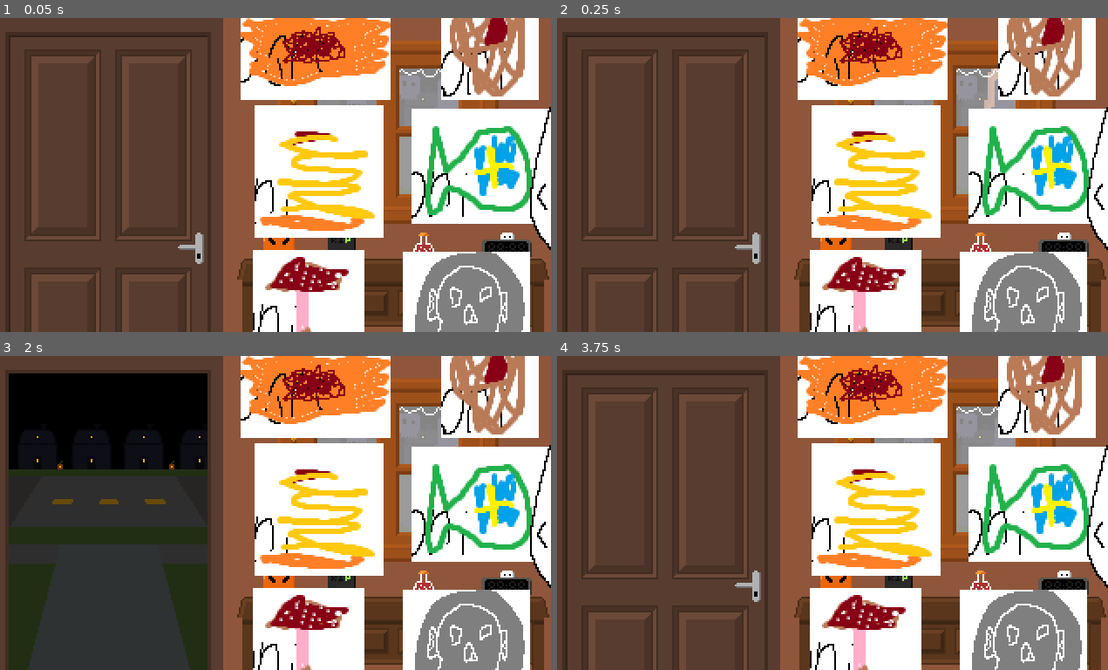
Above: before the commit, frames 1-4 (two rows, left to right).
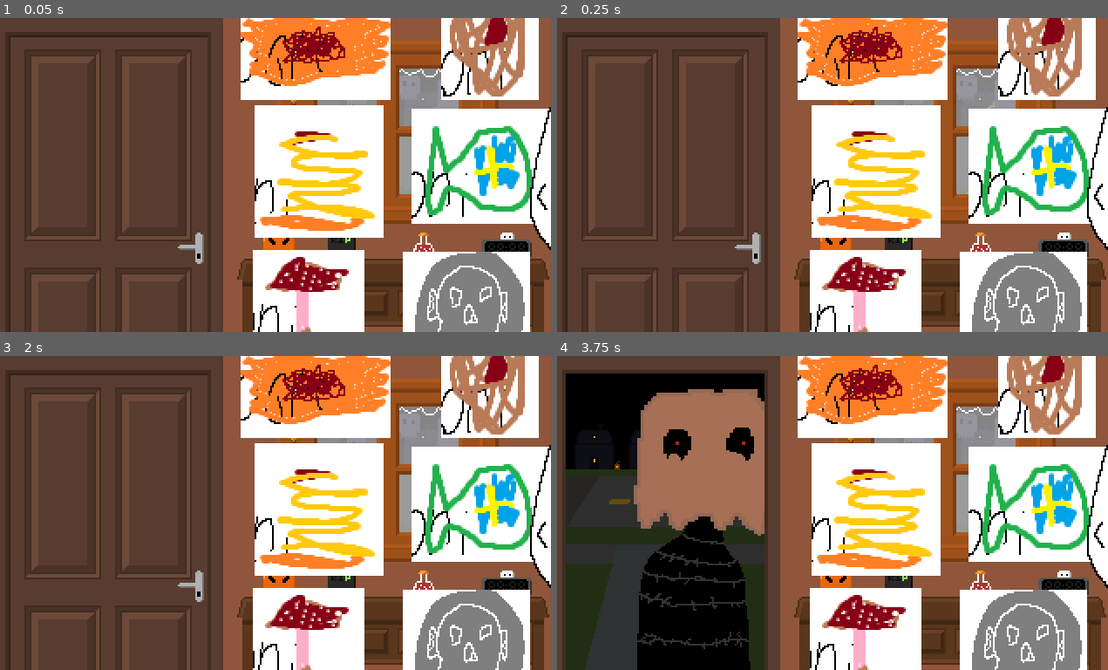
Above: after the commit, the same moments.

Repository: Ect0plasm/halloweenJam
Game: Godot game, scene res://Scenes/node_2d.tscn
Two runs of this game, one before a commit and one after it. Both use one fixed random seed, a clock stepped at 60 frames per second and the inputs below.
Inputs (mouse positions are in pixels of both pictures, inside the frame that each line leads up to):
- Up to frame 1 (0.05 s): no input
- Up to frame 2 (0.25 s): no input
- Up to frame 3 (2 s): click (314, 384) at 0.5 s; click (495, 374) at 1.25 s
- Up to frame 4 (3.75 s): click (876, 509) at 2 s; click (1041, 503) at 2.75 s; click (865, 638) at 3.5 s

Frame 1 is identical in both runs. In frame 2, 0.2% of the frame differs, in the area x 74-81%, y 16-57%; in frame 3, 33%; in frame 4, 33%, in the area x 1-38%, y 5-100%.

Commit message:
feat: difficulty scaling

Diff:
--- a/Scenes/node_2d.tscn
+++ b/Scenes/node_2d.tscn
@@ -1,9 +1,12 @@
-[gd_scene load_steps=13 format=3 uid="uid://cxm1y0g8khuxs"]
+[gd_scene load_steps=16 format=3 uid="uid://cxm1y0g8khuxs"]
 
 [ext_resource type="Texture2D" uid="uid://df7rpf2igpur1" path="res://Assets/Sprites/Bg/DoorClosed.png" id="1_p20hg"]
 [ext_resource type="Script" uid="uid://ctt35qcba1w8y" path="res://Scripts/visitors.gd" id="2_wjtap"]
+[ext_resource type="PackedScene" uid="uid://cruboyatfxt3p" path="res://Scenes/Presets/deep.tscn" id="3_c32x4"]
 [ext_resource type="Texture2D" uid="uid://d2xhvdsq4bclk" path="res://Assets/Sprites/candy/corn.png" id="3_v7gqg"]
 [ext_resource type="Texture2D" uid="uid://cjakgfkbnmqqa" path="res://Assets/Sprites/candy/fungus.png" id="4_chwn1"]
+[ext_resource type="PackedScene" uid="uid://dnsa577lq8pkm" path="res://Scenes/Presets/ogre.tscn" id="4_fg7i4"]
+[ext_resource type="PackedScene" uid="uid://knmhmr1y4dfl" path="res://Scenes/Presets/basajaun.tscn" id="5_gwne5"]
 [ext_resource type="Texture2D" uid="uid://y58rtd0uku02" path="res://Assets/Sprites/guide.png" id="6_tx0tn"]
 [ext_resource type="Texture2D" uid="uid://djt33rvsfhamr" path="res://Assets/Sprites/candy/bar.png" id="7_p20hg"]
 [ext_resource type="Script" uid="uid://b7jr2dbtnsa8d" path="res://Scripts/guide.gd" id="7_wjtap"]
@@ -21,11 +24,9 @@
 
 [node name="GameController" type="Node" parent="." node_paths=PackedStringArray("door")]
 script = ExtResource("2_wjtap")
+initial_position = Vector2(320, 95)
 door = NodePath("../CloseDoor")
-mean = 2.0
-deviation = 0.25
-move_speed = 2.0
-initial_position = Vector2(320, 95)
+visitors = Array[PackedScene]([ExtResource("3_c32x4"), ExtResource("4_fg7i4"), ExtResource("5_gwne5")])
 
 [node name="Candy" type="Node" parent="."]
 
--- a/Scripts/visitors.gd
+++ b/Scripts/visitors.gd
@@ -1,24 +1,23 @@
 extends Node
 
+@export var initial_position: Vector2
+
+@export_category("Nodes")
 @export var door: Sprite2D
-@export var mean: float
-@export var deviation: float
-@onready var visitors = [
-	preload("res://Scenes/Presets/basajaun.tscn"),
-	#preload("res://Scenes/Presets/blemmyes.tscn"),
-	#preload("res://Scenes/Presets/cyclops.tscn"),
-	preload("res://Scenes/Presets/deep.tscn"),
-	preload("res://Scenes/Presets/ogre.tscn"),
-	#preload("res://Scenes/Presets/satyr.tscn")
-]
-@export var move_speed: float
-@export var initial_position: Vector2
+@export var visitors: Array[PackedScene]
 
 var timeout
 var current_visitor
 var tween: Tween
 var count = 2
 var last = count
+var visitor_count = 0
+var mean: float
+var length: int
+const deviation = 0.25
+
+func scale() -> float:
+	return max(3-(0.2*visitor_count), 1.5)
 
 func get_random() -> int:
 	var rand = randi_range(0, count-1)
@@ -33,8 +32,8 @@
 	current_visitor.z_index = -75
 	add_child(current_visitor)
 	tween = create_tween()
-	tween.tween_property(current_visitor, "position", door.position, move_speed)
-	await get_tree().create_timer(move_speed-0.2).timeout
+	tween.tween_property(current_visitor, "position", door.position, 0.5*scale())
+	await get_tree().create_timer(0.5*scale()-0.2).timeout
 	door.set_visible(false)
 	timeout = false
 
@@ -50,8 +49,10 @@
 
 	door.set_visible(true)
 	remove_child(current_visitor)
+	visitor_count += 1
 	timeout = true
-	var length = clamp(randfn(mean, deviation), mean - 4 * deviation, mean + 4 * deviation)
+	mean = scale()
+	length = clamp(randfn(mean, deviation), mean - 4 * deviation, mean + 4 * deviation)
 	await get_tree().create_timer(length).timeout
 	spawn_visitor()
 
